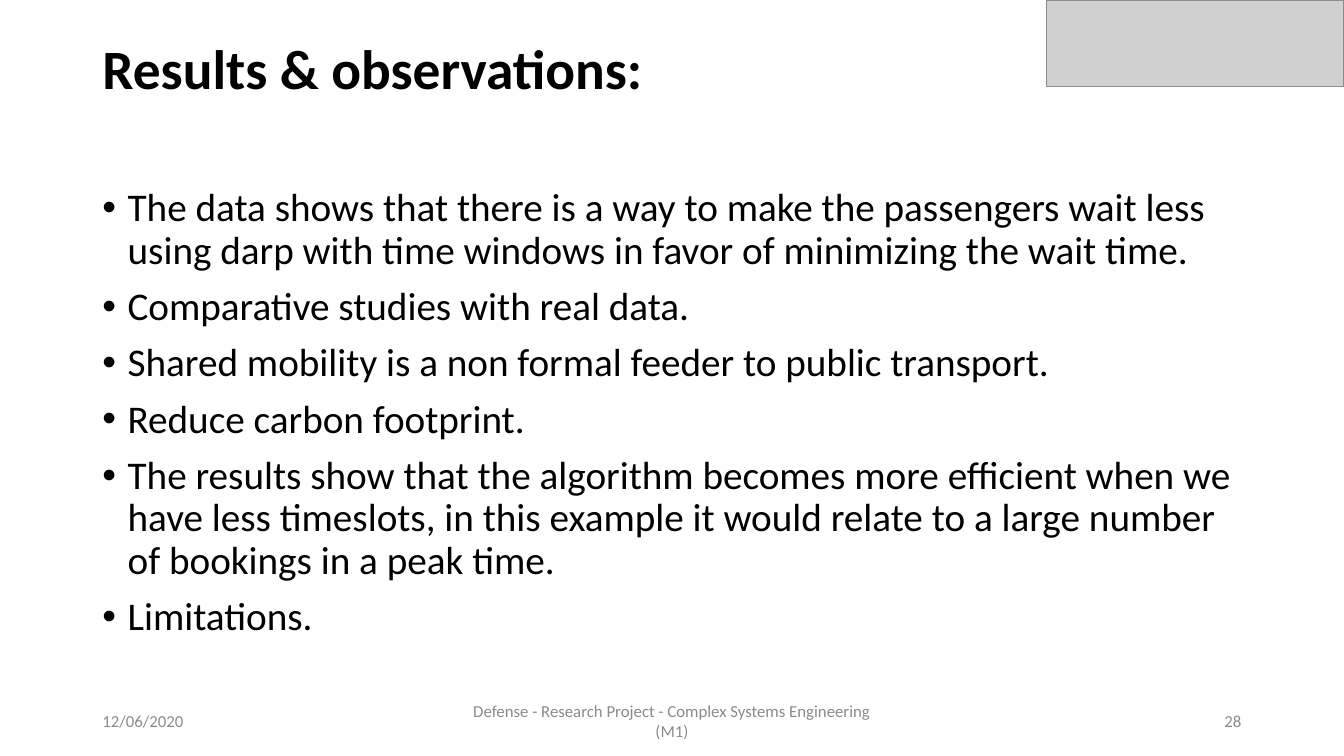
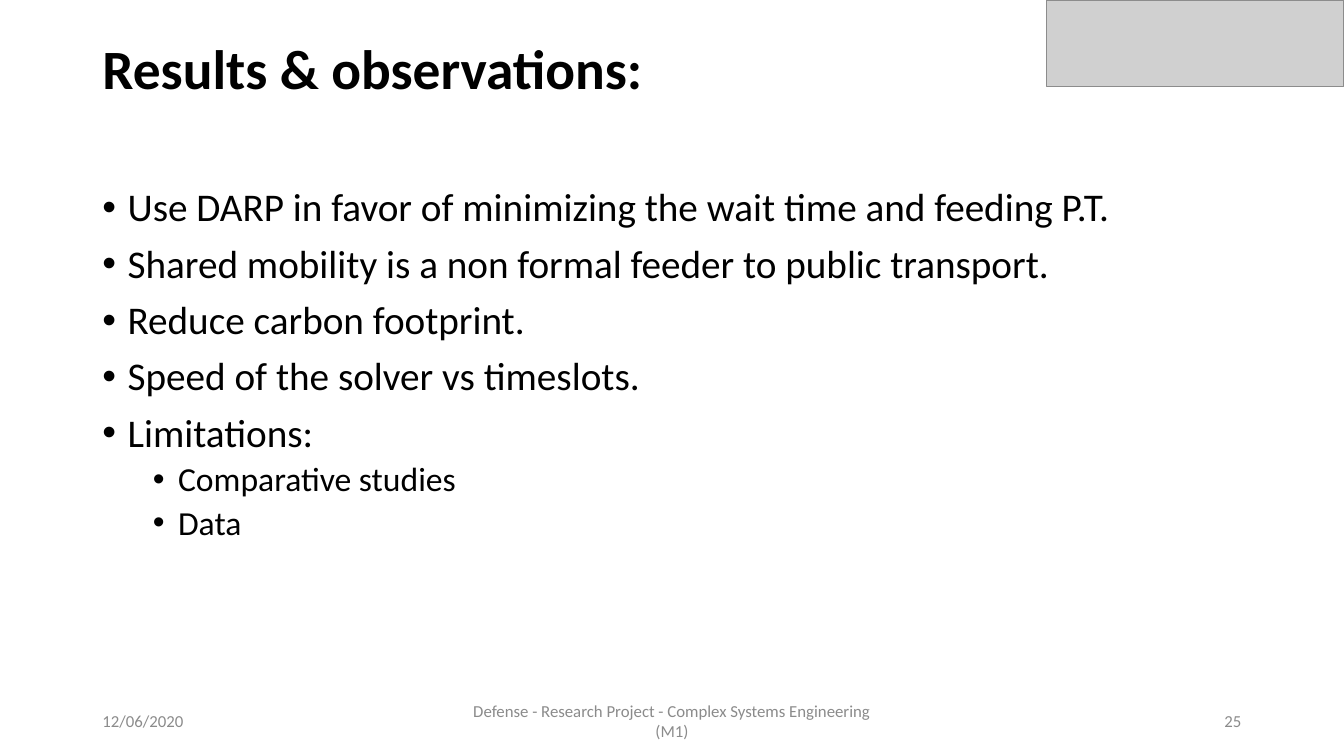
Before and after one commit to AymanABDELHAMID/OD_MTO_DARP, a slide deck: slide 25 of Presentation/presentation_AymanMahmoud.pptx (slide 28 before the commit). Drawn at 1344x756 pixels with LibreOffice and Linux fonts; fonts in the diff are those of the drawing; grey boxes stand for pictures. Boxes give left, top, right and bottom in pixels: in the first picture for what was removed or moved away, otherwise in the second. Text is boxed around its words. In the diff, an @@ line names an element or a change of style, - is before the commit and + after.

```diff
--- a/Presentation/presentation_AymanMahmoud.pptx
+++ b/Presentation/presentation_AymanMahmoud.pptx
@@ text at [128,193,1109,228]: text changed @@
-• The data shows that there is a way to make the passengers wait less using darp with time windows in favor of minimizing the wait time.
-• Comparative studies with real data.
+• Use DARP in favor of minimizing the wait time and feeding P.T.
@@ text at [128,362,640,536]: text changed @@
-• The results show that the algorithm becomes more efficient when we have less timeslots, in this example it would relate to a large number of bookings in a peak time.
-• Limitations.
+• Speed of the solver vs timeslots.
+• Limitations:
+  • Comparative studies
+  • Data
@@ page number at [1224,716,1241,727]: text changed @@
-28
+25
```
Also in this commit, not shown: 14 other slides changed, 1 slide added, 4 slides removed, 2 other files.
